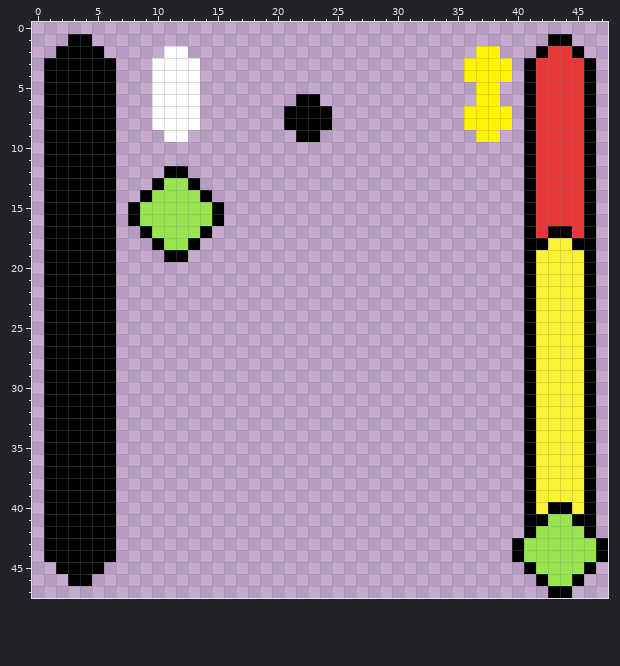
Two versions of one pixel-art file, assets/sprites/aim_system.aseprite. This is how it looked before the edit.
48x48 pixels, 1 frame.
After:
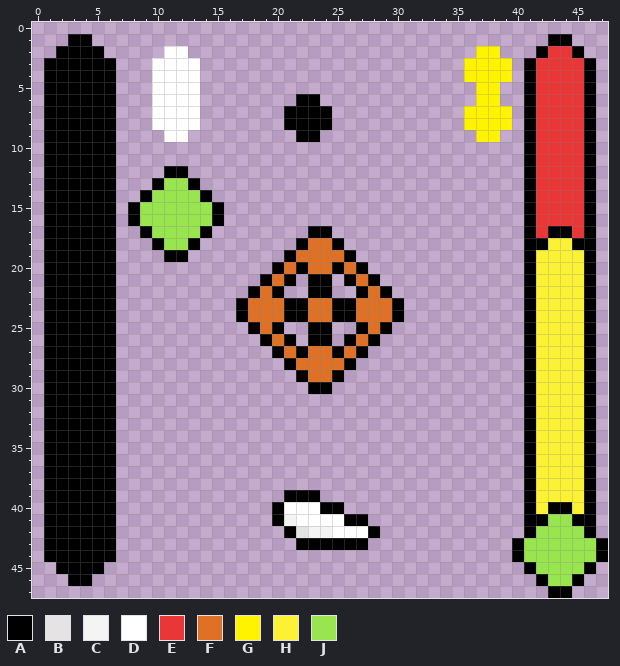
Palette (. is transparent): A #000000  B #e5e3e3  C #f4f4f4  D #ffffff  E #e93636  F #df7126  G #fff300  H #fbf236  J #99e550
The edit:
@@ x 15..32 @@
 16 A.................
-17 ..................
-18 ..................
-19 ..................
-20 ..................
-21 ..................
-22 ..................
-23 ..................
-24 ..................
-25 ..................
-26 ..................
-27 ..................
-28 ..................
-29 ..................
-30 ..................
+17 ........AA........
+18 .......AFFA.......
+19 ......AFFFFA......
+20 .....AFAFFAFA.....
+21 ....AFA.AA.AFA....
+22 ...AFA..AA..AFA...
+23 ..AFFFAAFFAAFFFA..
+24 ..AFFFAAFFAAFFFA..
+25 ...AFA..AA..AFA...
+26 ....AFA.AA.AFA....
+27 .....AFAFFAFA.....
+28 ......AFFFFA......
+29 .......AFFA.......
+30 ........AA........
 31 ..................
@@ x 18..30 @@
 38 .............
-39 .............
-40 .............
-41 .............
-42 .............
-43 .............
+39 ...AAA.......
+40 ..ADDDAA.....
+41 ..ACDDDDAA...
+42 ...ABCCDDDA..
+43 ....AAAAAA...
 44 .............
Where, in picture pixels (left, top, right, bottom), the same in both pictures:
added: (236, 226, 404, 394)
added: (272, 490, 380, 550)
